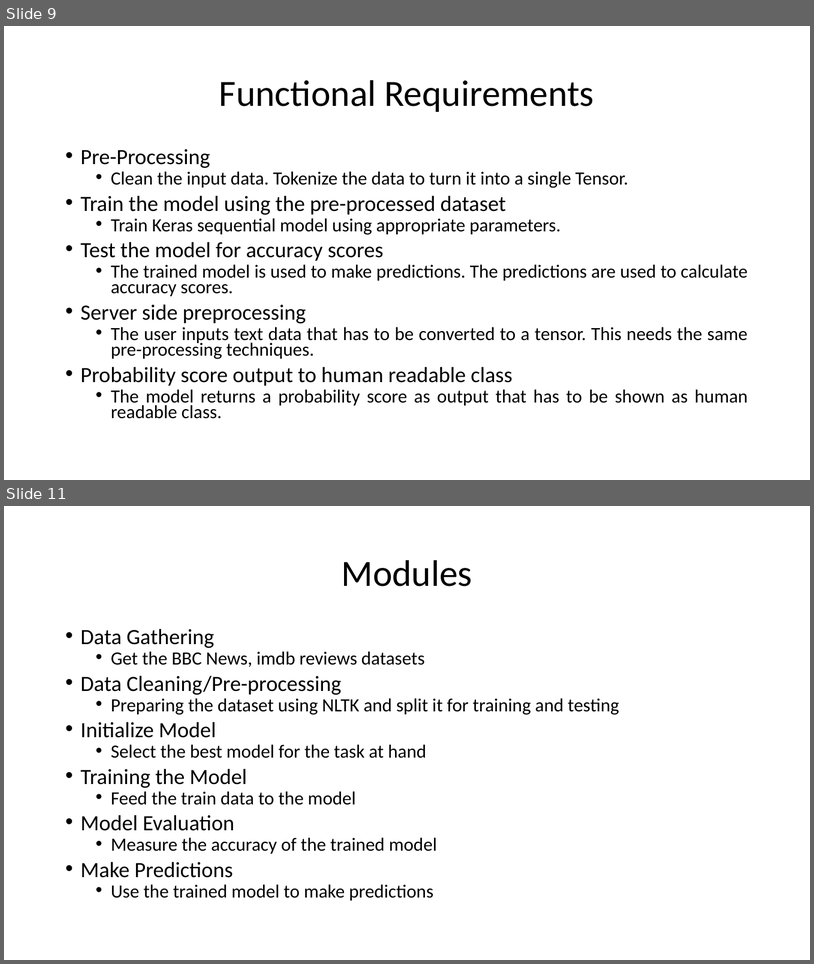
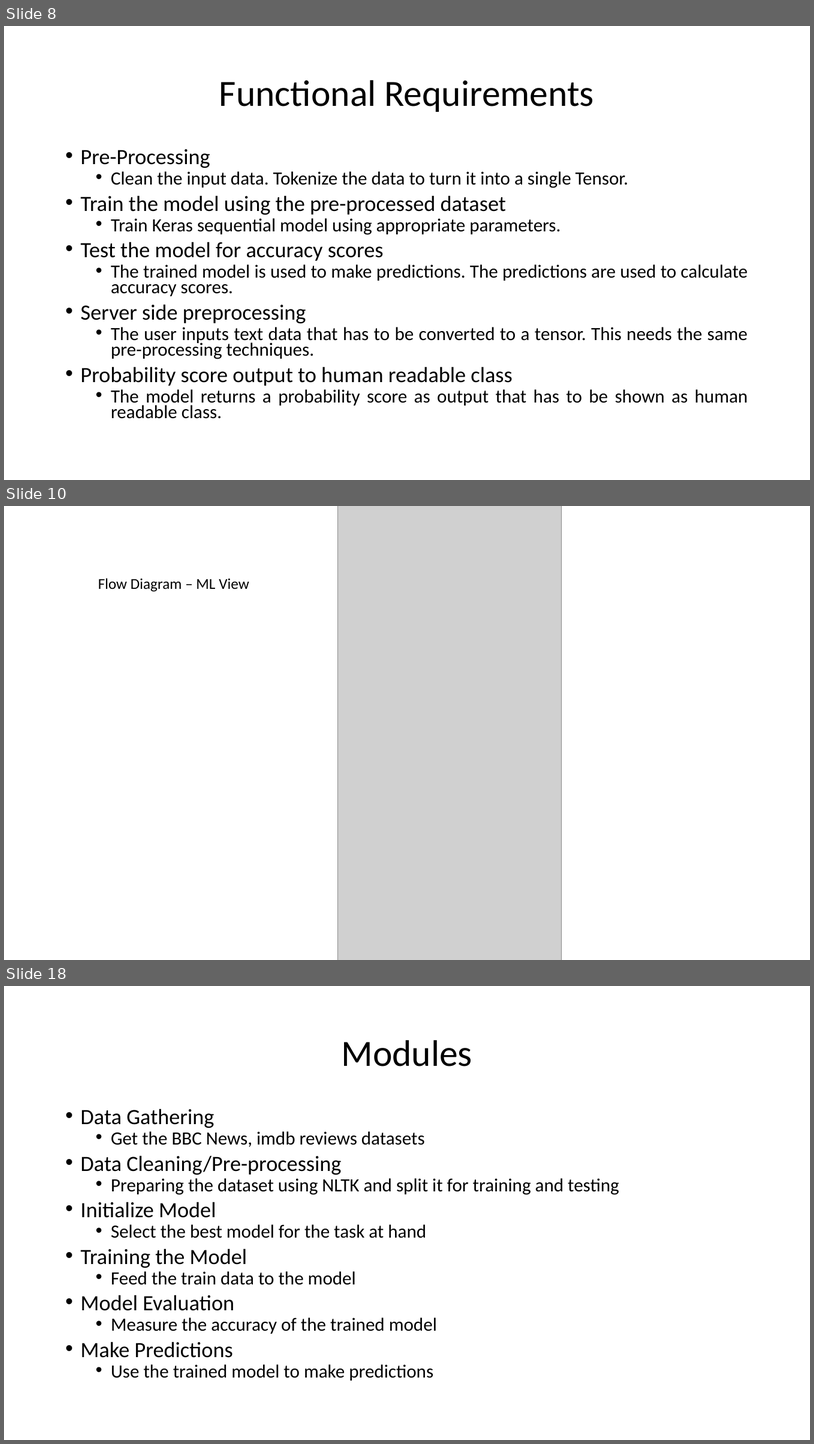
Before and after one commit to HarshaKy/text-classifier, a slide deck: docs/Presentation.pptx. Shown one above the other, each under a label of ours: slides 9 and 11 before the commit, slides 8, 10 and 18 after it; the slides between them are not shown. The pictures are 814x964 and 814x1444 pixels, drawn with LibreOffice and Linux fonts; fonts in the diff are those of the drawing; grey boxes stand for pictures. Boxes give left, top, right and bottom in pixels: in the first picture for what was removed or moved away, otherwise in the second. Text is boxed around its words. In the diff, an @@ line names an element or a change of style, - is before the commit and + after.

```diff
--- a/docs/Presentation.pptx
+++ b/docs/Presentation.pptx
@@ slide 10 added at bbox=[4, 506, 810, 960], background #FFFFFF @@
@@ picture added at bbox=[338, 506, 562, 960] @@
@@ text added at bbox=[98, 578, 249, 592], 18 pt, text #000000 @@
+Flow Diagram – ML View
@@ what was slide 9 is now slide 8 @@
@@ what was slide 11 is now slide 18 @@
```
Also in this commit, not shown: 4 slides changed, 6 other slides added.
